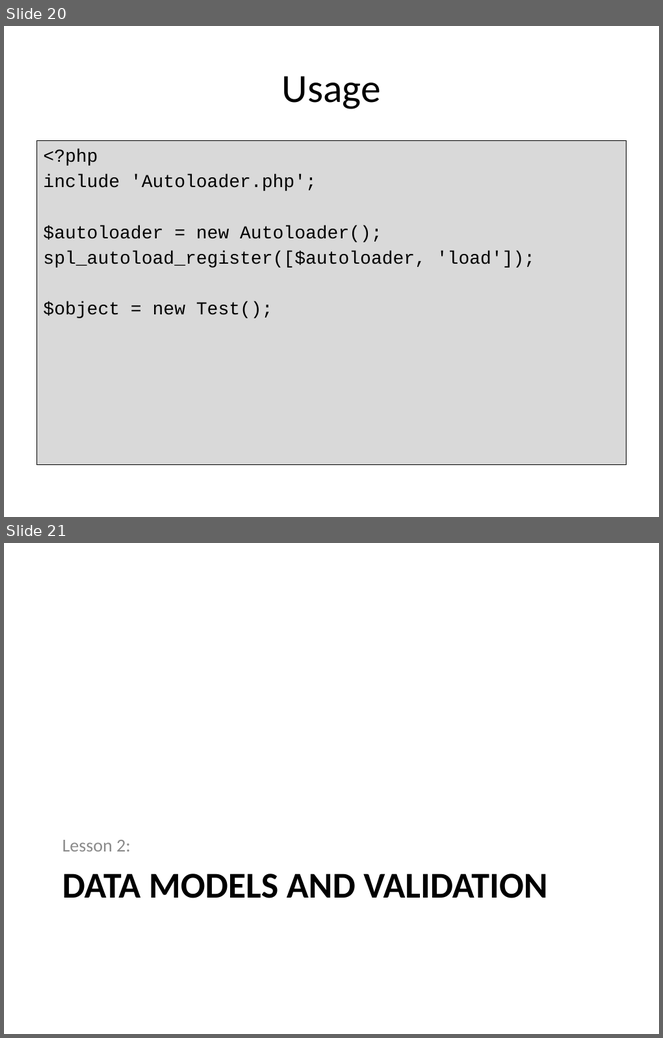
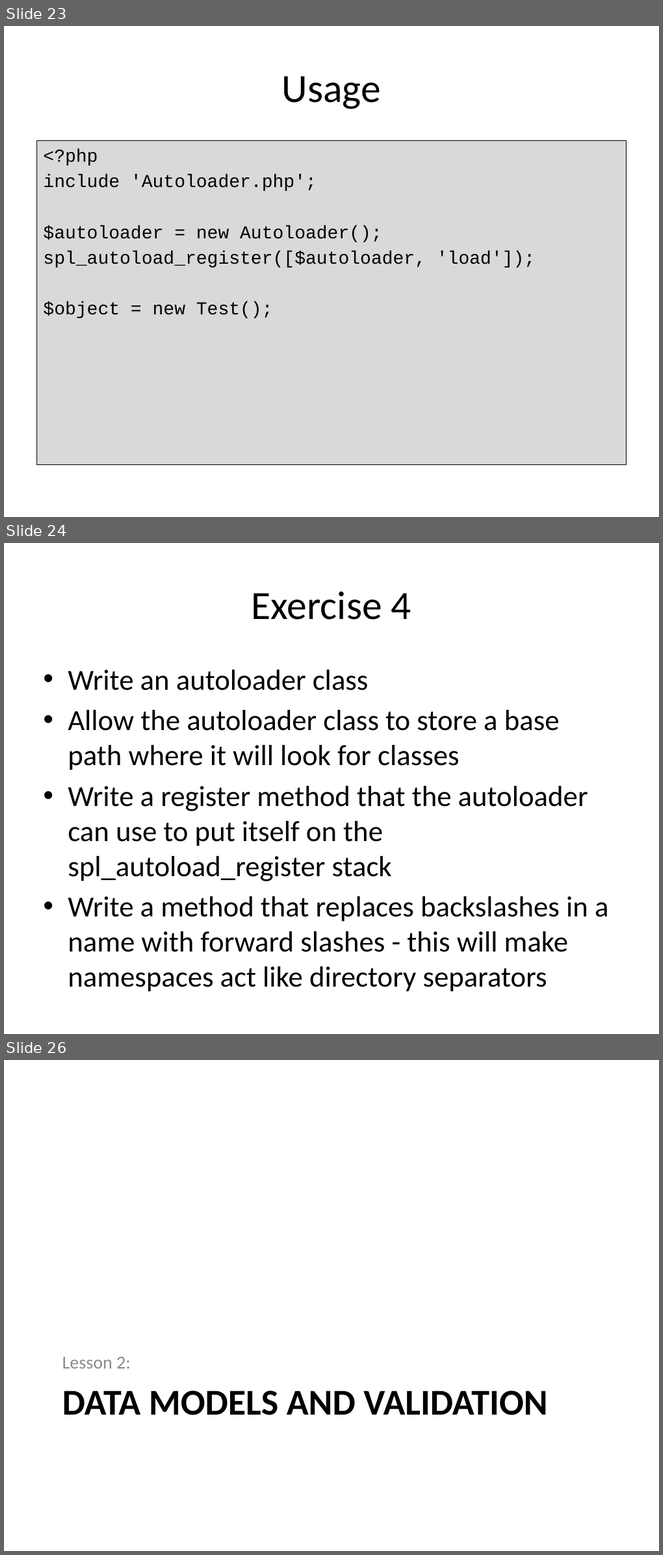
Before and after one commit to PHPEmbark/curriculum, a slide deck: course/4 - Organization and Projects/Organization and Projects.pptx. Shown one above the other, each under a label of ours: slides 20 and 21 before the commit, slides 23, 24 and 26 after it; the slides between them are not shown. The pictures are 663x1038 and 663x1555 pixels, drawn with LibreOffice and Linux fonts; fonts in the diff are those of the drawing. Boxes give left, top, right and bottom in pixels: in the first picture for what was removed or moved away, otherwise in the second. Text is boxed around its words. In the diff, an @@ line names an element or a change of style, - is before the commit and + after.

```diff
--- a/course/4 - Organization and Projects/Organization and Projects.pptx
+++ b/course/4 - Organization and Projects/Organization and Projects.pptx
@@ slide 24 added at [4,543,659,1034], background #FFFFFF @@
@@ title added at [252,591,412,620], 44 pt, text #000000 @@
+Exercise 4
@@ text added at [68,670,608,992], 32 pt, text #000000 @@
+• Write an autoloader class
+• Allow the autoloader class to store a base path where it will look for classes
+• Write a register method that the autoloader can use to put itself on the spl_autoload_register stack
+• Write a method that replaces backslashes in a name with forward slashes - this will make namespaces act like directory separators
@@ what was slide 20 is now slide 23 @@
@@ what was slide 21 is now slide 26 @@
```
Also in this commit, not shown: 2 slides changed, 14 other slides added, 2 other files.
